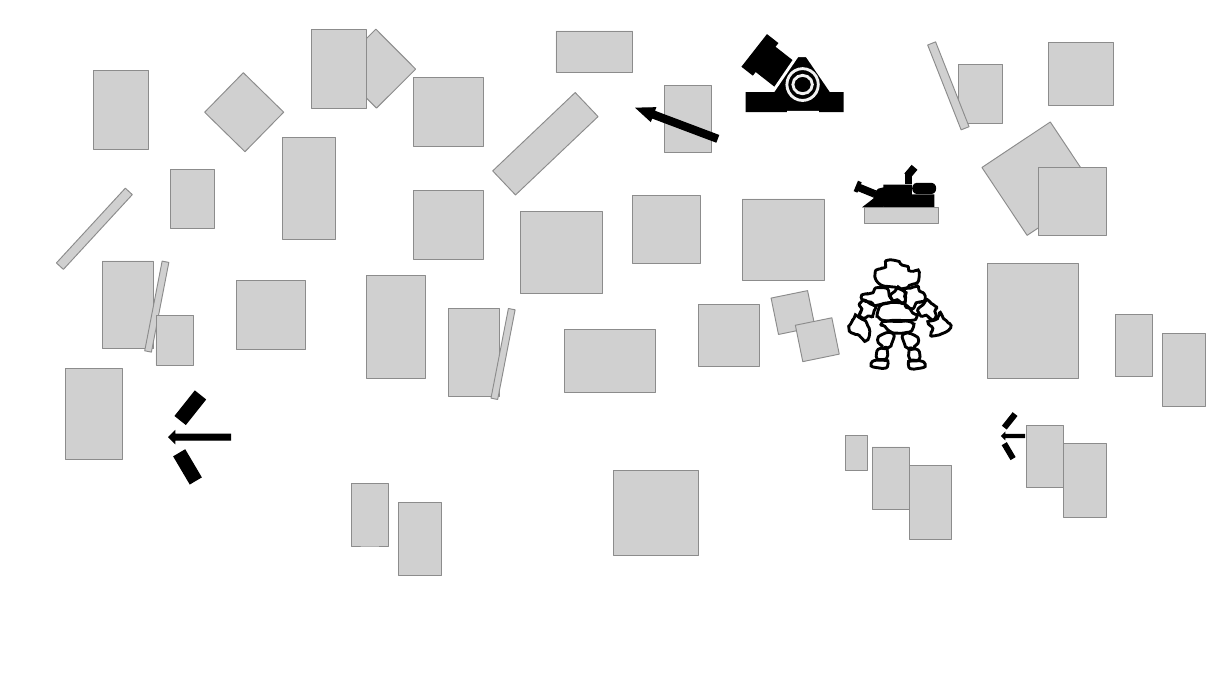
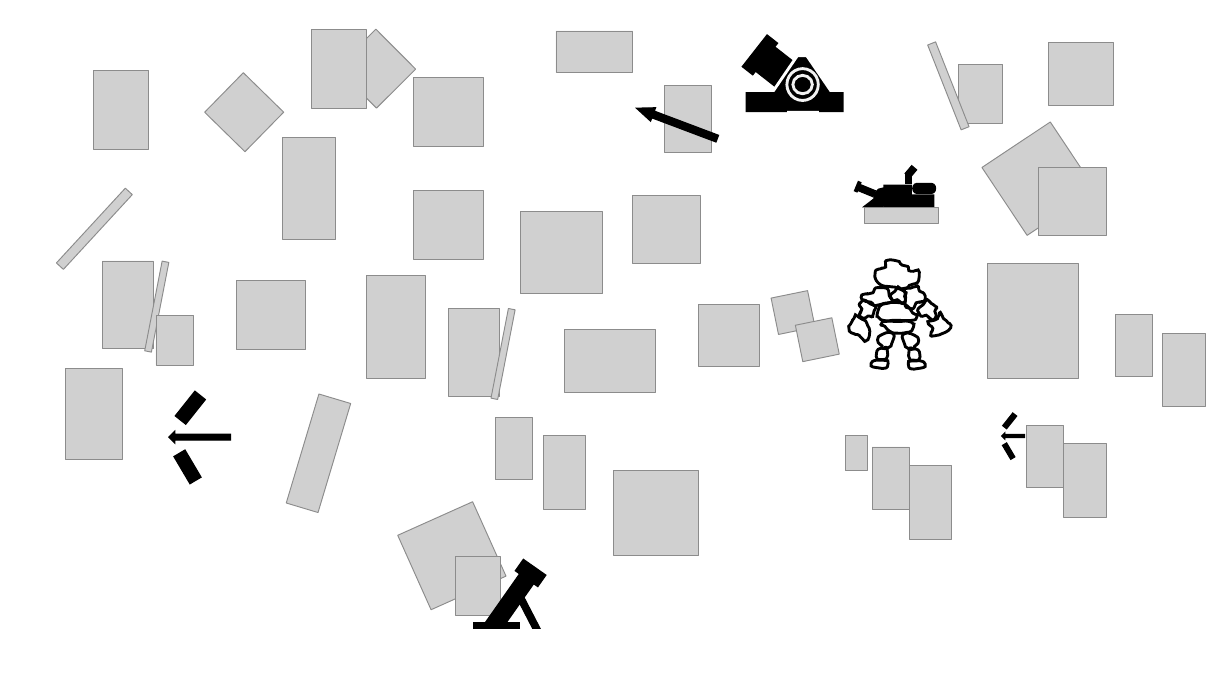
Before and after one commit to alexliuhust/JS_ChessGames, a slide deck: slide 7 of drawings.pptx (slide 6 before the commit). Drawn at 1232x693 pixels with LibreOffice and Linux fonts; fonts in the diff are those of the drawing; grey boxes stand for pictures. Boxes give left, top, right and bottom in pixels: in the first picture for what was removed or moved away, otherwise in the second. Text is boxed around its words. In the diff, an @@ line names an element or a change of style, - is before the commit and + after.

```diff
--- a/drawings.pptx
+++ b/drawings.pptx
@@ picture at (x1=286, y1=395, x2=351, y2=513): rotation 316 to 286 degrees @@
@@ picture moved from (x1=351, y1=483, x2=388, y2=545) to (x1=495, y1=418, x2=532, y2=480) @@
@@ picture moved from (x1=399, y1=503, x2=442, y2=577) to (x1=543, y1=436, x2=586, y2=510) @@
@@ picture at (x1=398, y1=502, x2=507, y2=609): rotation 0 to 335 degrees @@
@@ picture moved from (x1=170, y1=169, x2=214, y2=228) to (x1=456, y1=556, x2=500, y2=616) @@
@@ group added at (x1=467, y1=560, x2=556, y2=652): 5 rectangles @@
```
Also in this commit, not shown: 1 other slide changed, 1 slide added, 29 other files.
